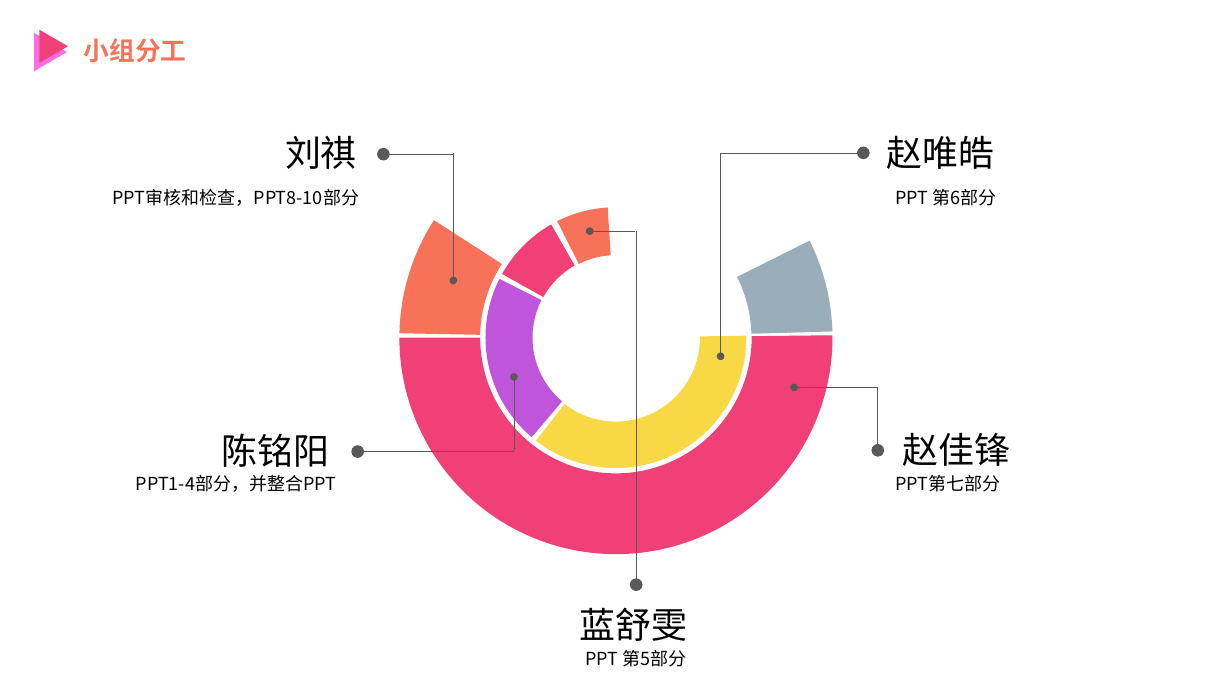
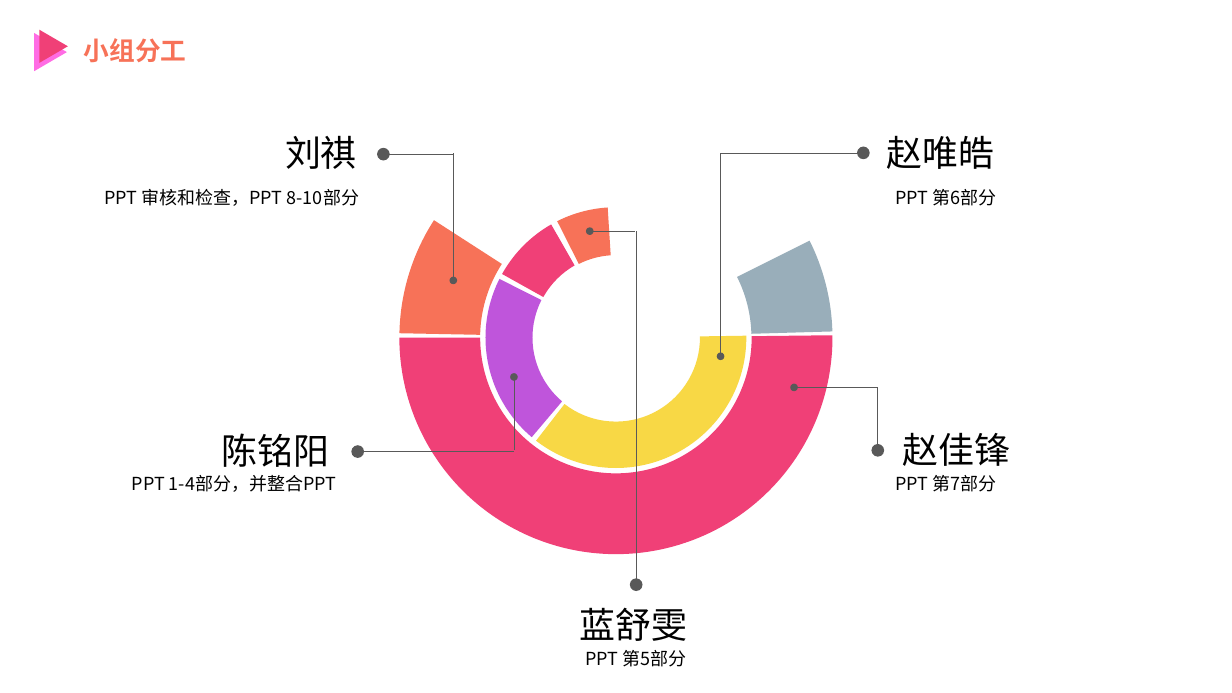
Before and after one commit to MrBlackry/SE-Education-Assistant-System, a slide deck: slide 59 of 非受控文档/陈铭阳/PRD2018-G12-UML概述PPT.pptx. Drawn at 1232x693 pixels with LibreOffice and Linux fonts; fonts in the diff are those of the drawing. Boxes give left, top, right and bottom in pixels: in the first picture for what was removed or moved away, otherwise in the second. Text is boxed around its words. In the diff, an @@ line names an element or a change of style, - is before the commit and + after.

Commit message:
UML概述PPT修改

```diff
--- a/非受控文档/陈铭阳/PRD2018-G12-UML概述PPT.pptx
+++ b/非受控文档/陈铭阳/PRD2018-G12-UML概述PPT.pptx
@@ text at [104, 189, 359, 206]: spaces changed @@
-PPT审核和检查，PPT8-10部分
+PPT 审核和检查，PPT 8-10部分
@@ text at [132, 475, 336, 492]: spaces changed @@
-PPT1-4部分，并整合PPT
+PPT 1-4部分，并整合PPT
@@ text at [896, 475, 997, 492]: text changed @@
-PPT第七部分
+PPT 第7部分
```
